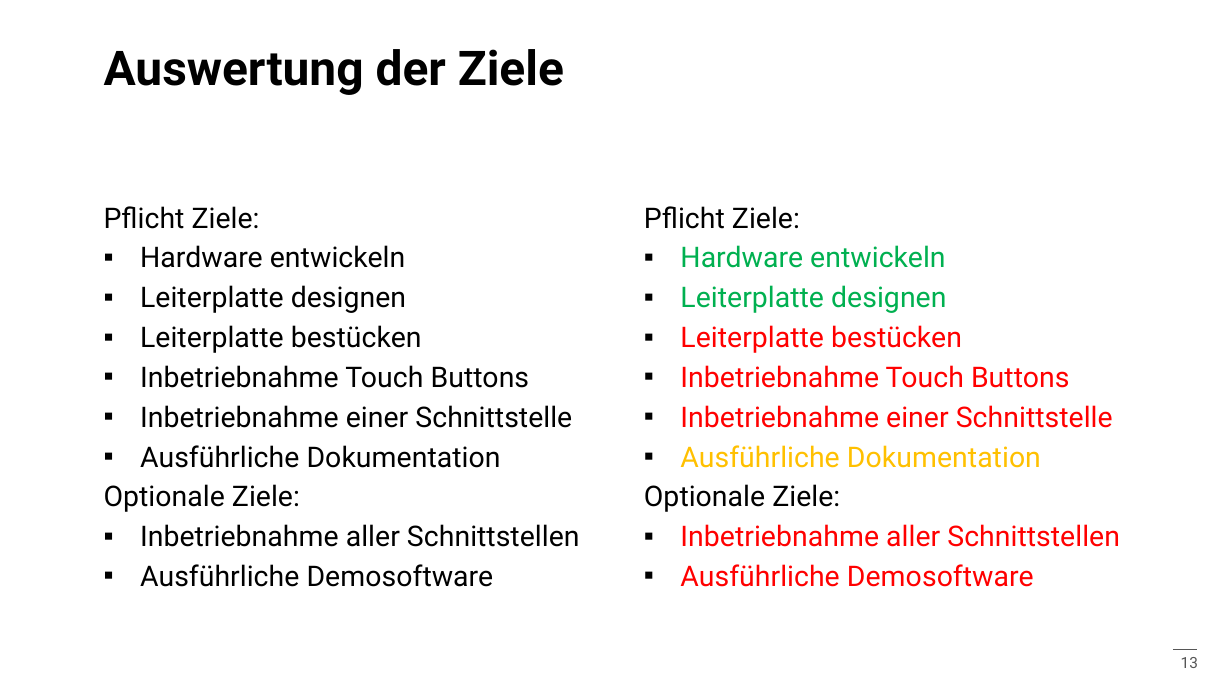
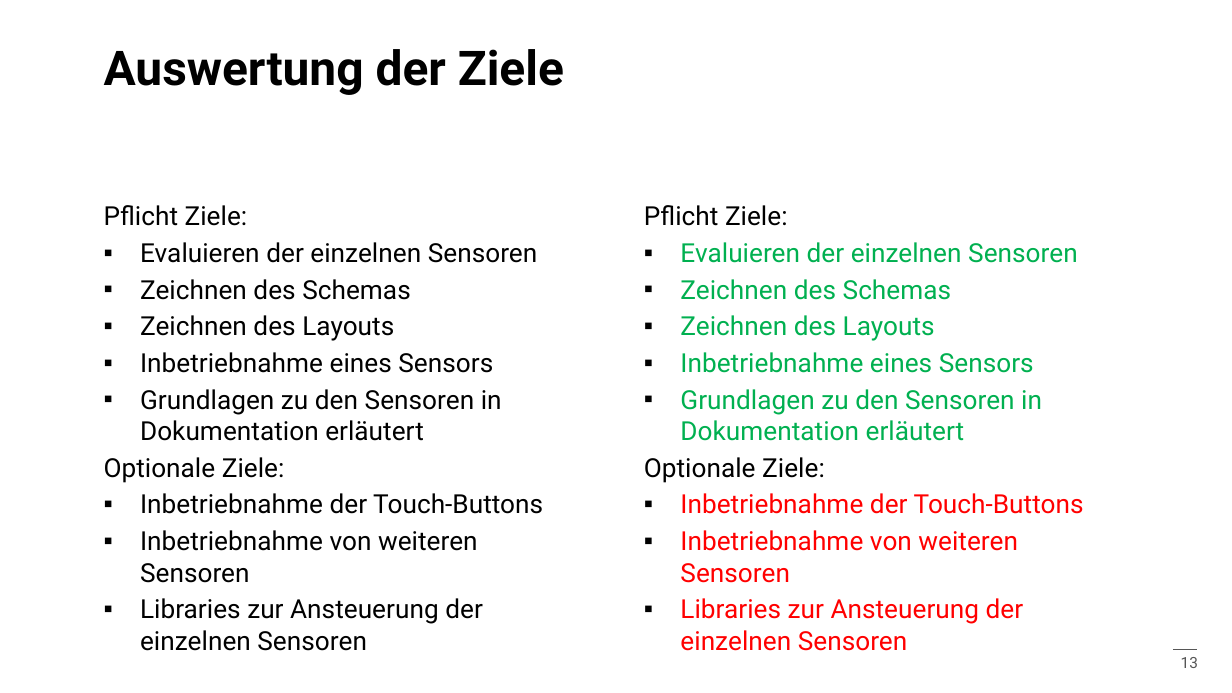
Before and after one commit to ArminWeinmann/Sensor-Board, a slide deck: slide 13 of Präsentation/Präsentation.pptx. Drawn at 1232x693 pixels with LibreOffice and Linux fonts; fonts in the diff are those of the drawing; background and template pictures are left out. Boxes give left, top, right and bottom in pixels: in the first picture for what was removed or moved away, otherwise in the second. Text is boxed around its words. In the diff, an @@ line names an element or a change of style, - is before the commit and + after.

Commit message:
PP modified

```diff
--- a/Präsentation/Präsentation.pptx
+++ b/Präsentation/Präsentation.pptx
@@ text at (x1=104, y1=205, x2=285, y2=483): size 16.6 to 15.3 pt in "Pflicht Ziele:", "Optionale Ziele:" @@
@@ text at (x1=644, y1=205, x2=825, y2=483): size 16.6 to 15.3 pt in "Pflicht Ziele:", "Optionale Ziele:" @@
@@ text at (x1=140, y1=242, x2=538, y2=441): text changed; size 16.6 to 15.3 pt @@
-▪ Hardware entwickeln
-▪ Leiterplatte designen
-▪ Leiterplatte bestücken
-▪ Inbetriebnahme Touch Buttons
-▪ Inbetriebnahme einer Schnittstelle
-▪ Ausführliche Dokumentation
+▪ Evaluieren der einzelnen Sensoren
+▪ Zeichnen des Schemas
+▪ Zeichnen des Layouts
+▪ Inbetriebnahme eines Sensors
+▪ Grundlagen zu den Sensoren in Dokumentation erläutert
@@ text at (x1=680, y1=242, x2=1078, y2=441): text changed; size 16.6 to 15.3 pt; text colour #FF0000 to #00B050 @@
-▪ Hardware entwickeln
-▪ Leiterplatte designen
-▪ Leiterplatte bestücken
-▪ Inbetriebnahme Touch Buttons
-▪ Inbetriebnahme einer Schnittstelle
-▪ Ausführliche Dokumentation
+▪ Evaluieren der einzelnen Sensoren
+▪ Zeichnen des Schemas
+▪ Zeichnen des Layouts
+▪ Inbetriebnahme eines Sensors
+▪ Grundlagen zu den Sensoren in Dokumentation erläutert
@@ text at (x1=140, y1=493, x2=543, y2=624): text changed; size 16.6 to 15.3 pt @@
-▪ Inbetriebnahme aller Schnittstellen
-▪ Ausführliche Demosoftware
+▪ Inbetriebnahme der Touch-Buttons
+▪ Inbetriebnahme von weiteren Sensoren
+▪ Libraries zur Ansteuerung der einzelnen Sensoren
@@ text at (x1=680, y1=493, x2=1084, y2=624): text changed; size 16.6 to 15.3 pt @@
-▪ Inbetriebnahme aller Schnittstellen
-▪ Ausführliche Demosoftware
+▪ Inbetriebnahme der Touch-Buttons
+▪ Inbetriebnahme von weiteren Sensoren
+▪ Libraries zur Ansteuerung der einzelnen Sensoren
```
Also in this commit, not shown: 8 other slides changed, 2 slides added, 2 slides removed.
